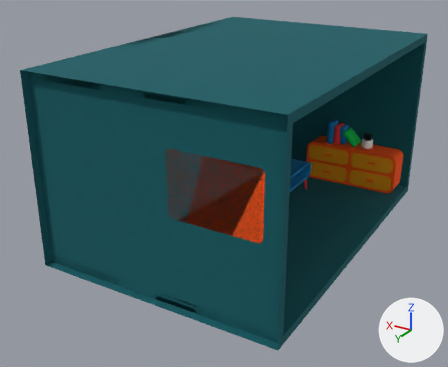
What one commit did to the FBX model Assets/Prefab/Appartements/SM_Room04.fbx.
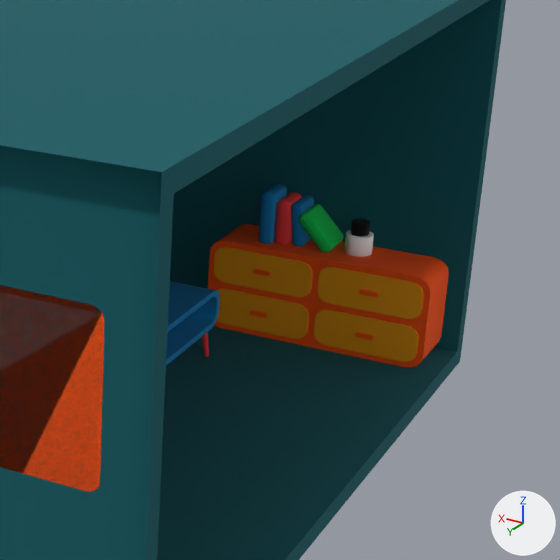
Old and new are each drawn whole from a 50 mm camera at (-516.0, 1387.0, 1080.0) aimed at (155.0, 269.0, 521.0) and again close up on the part from 50% to 100% of the width and 12% to 74% of the height. Lighting does not change. The marker at lower right points along +X, +Y and +Z. Where no turn or scale is listed for an object, it has been applied to the vertices.

The older version as bpy lines, for what is in view:
```python
me_cube_565 = bpy.data.meshes.new('Cube.565')
me_cube_565.from_pydata(...)  # 40 vertices, 22 faces; spans x -122.0..122.0, y -33.0..33.0, z -51.0..51.0
me_cube_565.materials.append(mat_orangevf1_002)  # orange #ff5600
me_cube_566 = bpy.data.meshes.new('Cube.566')
me_cube_566.from_pydata(...)  # 80 vertices, 80 faces; spans x -48.0..48.0, y -105.0..105.0, z -21.0..21.0
me_cube_566.materials.append(mat_bleucielvf)  # blue #007ebc
me_cube_572 = bpy.data.meshes.new('Cube.572')
me_cube_572.from_pydata(...)  # 40 vertices, 22 faces; spans x -0.79..0.79, y -0.33..0.33, z -0.16..0.16
me_cube_572.materials.append(mat_jaunevf1_001)  # orange #f29f05
me_cube_579 = bpy.data.meshes.new('Cube.579')
me_cube_579.from_pydata(...)  # 40 vertices, 22 faces; spans x -0.79..0.79, y -0.33..0.33, z -0.16..0.16
me_cube_579.materials.append(mat_orangevf1_002)  # orange #ff5600
ob_meubletv_001 = bpy.data.objects.new('MeubleTV.001', me_cube_565)
ob_meubletv_001.location = (-11.1, -132.1, 469.2)
ob_poignee_013 = bpy.data.objects.new('poignee.013', me_cube_579)
ob_poignee_013.parent = ob_room04
ob_poignee_013.location = (-332.3, -304.3, -173.1)
ob_poignee_013.rotation_euler = (1.571, 0.0, 0.0)  # degrees (90, 0, 0)
ob_poignee_013.scale = (12.4, 7.0, 19.6)
ob_tablebasse_005 = bpy.data.objects.new('TableBasse.005', me_cube_566)
ob_tablebasse_005.location = (120.9, 63.0, 469.6)
ob_tiroirs_011 = bpy.data.objects.new('Tiroirs.011', me_cube_572)
ob_tiroirs_011.parent = ob_room04
ob_tiroirs_011.location = (-451.5, -336.6, -124.8)
ob_tiroirs_011.rotation_euler = (1.571, 0.0, 0.0)  # degrees (90, 0, 0)
ob_tiroirs_011.scale = (70.9, 61.8, 209.0)
# also in view: 'Tiroirs.014' at (49.0, -130.0, 445.0); 'Tapis rectangle.012' at (-11.0, 577.0, 652.0); 'Cube.248' at (124.0, -178.0, 609.0); 'Cube.242' at (39.0, -140.0, 543.0); 'PotPlante.008' at (-42.0, -138.0, 531.0)
```
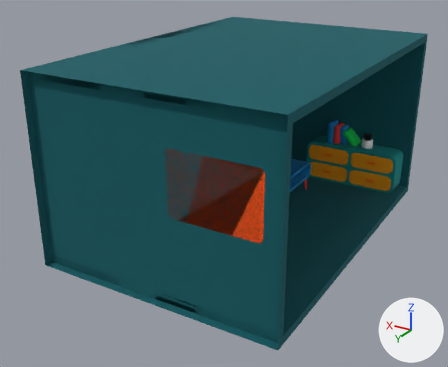
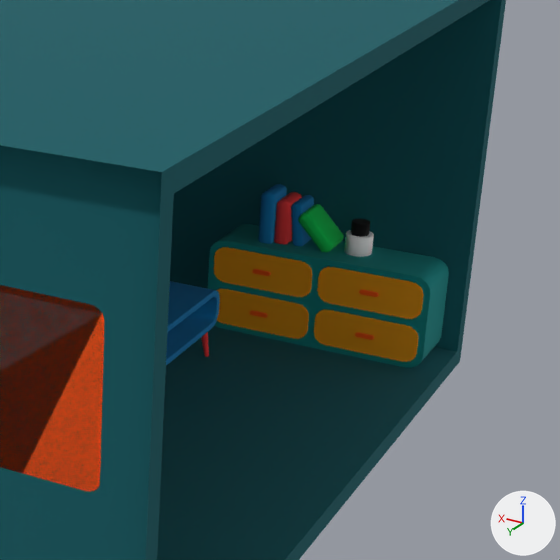
Where the change shows, as pixel boxes (x1, y1, x2, y2) in the close-ups (560 x 560 px):
'MeubleTV.001', recoloured: (208, 224, 449, 368) in both
'Tiroirs.011', recoloured: (317, 267, 424, 319) in both

What changed in the scene script:
```text
Add mat_vertvf_002:
    mat_vertvf_002 = principled_material('VertVF.002')
    mat_vertvf_002.base_color = (0.0, 0.258, 0.25)  # cyan #008b89
    mat_vertvf_002.roughness = 1.0
Change me_cube_565:
    where me_cube_565.from_pydata(...)  # 40 vertices, 22 faces; spans x -122.0..122.0, y -33.0..33.0, z -51.0..51.0
    remove me_cube_565.materials.append(mat_orangevf1_002)  # orange #ff5600
    add me_cube_565.materials.append(mat_vertvf_002)  # cyan #008b89
Add me_cube_565_1:
    me_cube_565_1.from_pydata(...)  # 40 vertices, 22 faces; spans x -0.79..0.79, y -0.33..0.33, z -0.16..0.16
    me_cube_565_1.materials.append(mat_jaunevf1_001)  # orange #f29f05
Change ob_tiroirs_011:
    ob_tiroirs_011: bpy.data.objects.new('Tiroirs.011', me_cube_572) -> bpy.data.objects.new('Tiroirs.011', me_cube_565_1)
```
